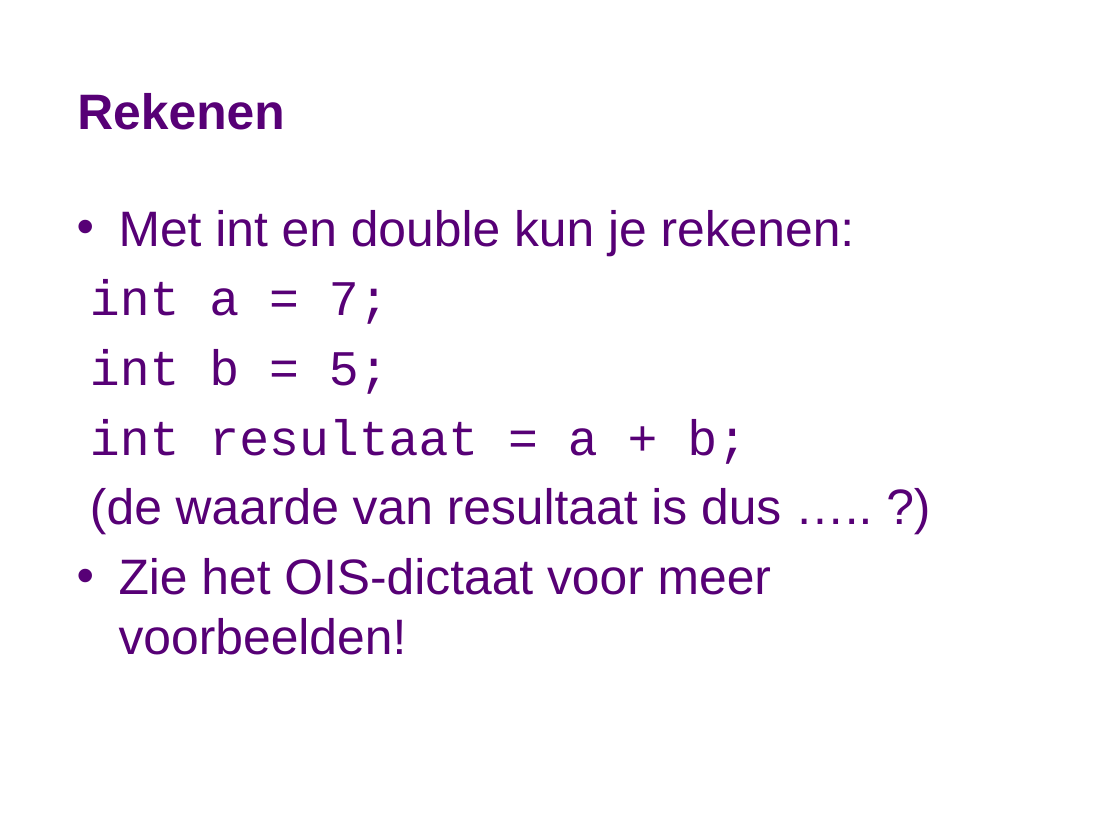
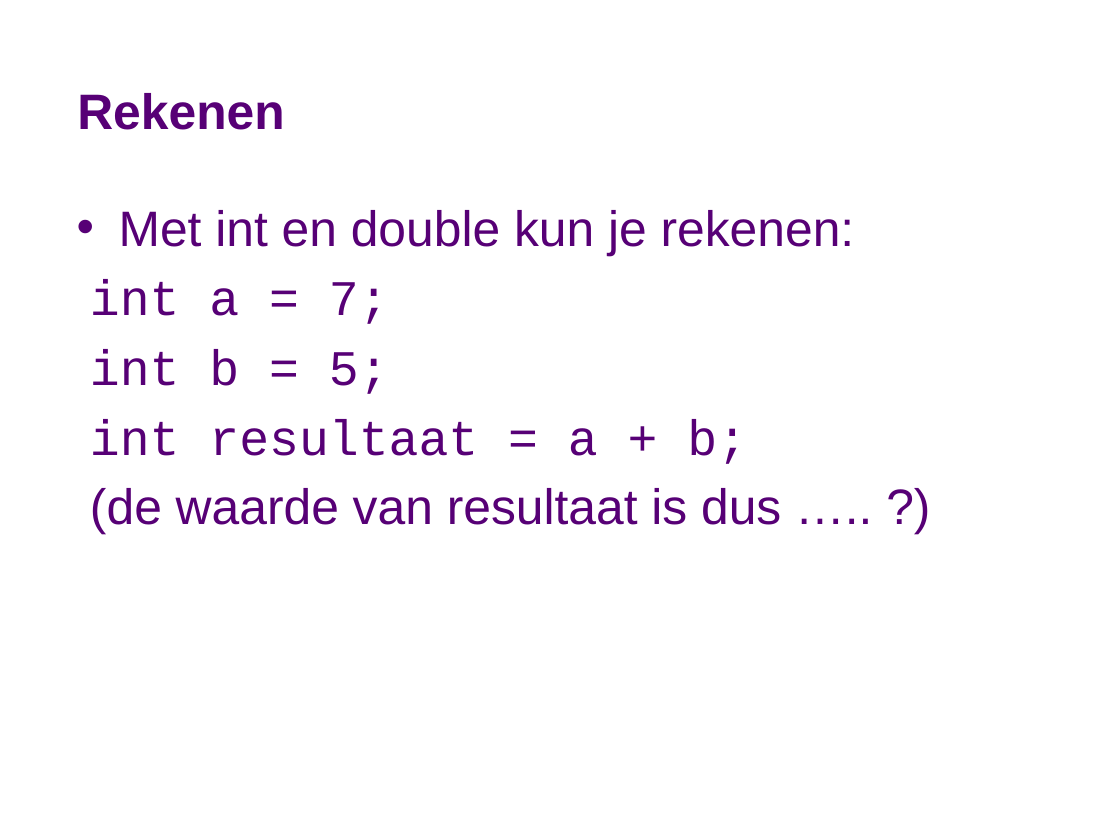
Before and after one commit to stasemsoft/softwarematerial, a slide deck: slide 7 of docs/basic/var/Variabelen-bewerkingen-conversies.pptx. Drawn at 1120x840 pixels with LibreOffice and Linux fonts; fonts in the diff are those of the drawing; background and template pictures are left out. Boxes give left, top, right and bottom in pixels: in the first picture for what was removed or moved away, otherwise in the second. Text is boxed around its words. In the diff, an @@ line names an element or a change of style, - is before the commit and + after.

```diff
--- a/docs/basic/var/Variabelen-bewerkingen-conversies.pptx
+++ b/docs/basic/var/Variabelen-bewerkingen-conversies.pptx
@@ text at bbox=[119, 558, 771, 655]: paragraph removed @@
-• Zie het OIS-dictaat voor meer voorbeelden!
```
Also in this commit, not shown: 2 other slides changed, 1 slide removed, 4 other files.
